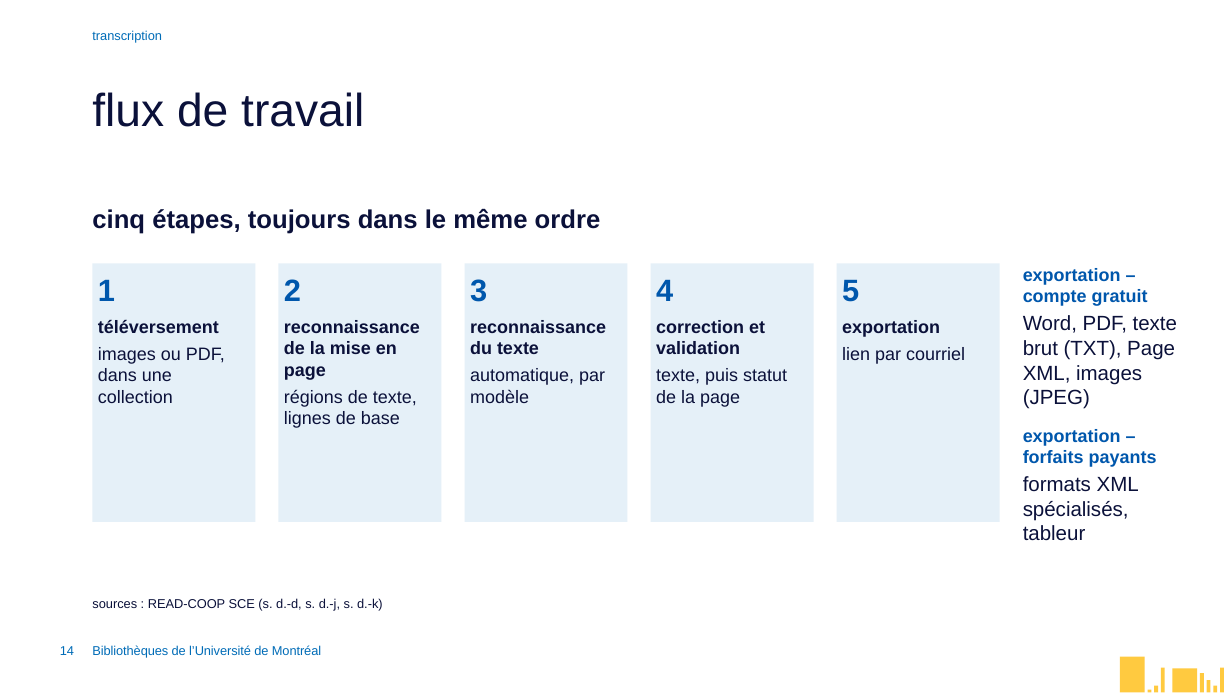
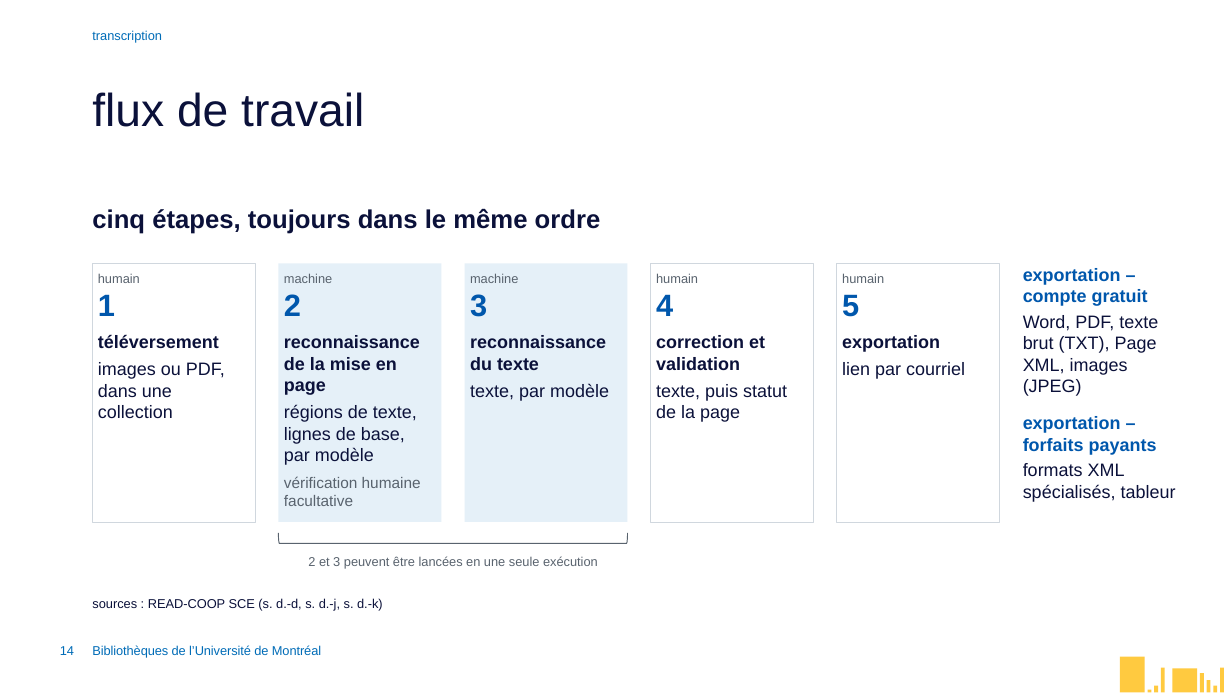
Before and after one commit to bibudem/atelier-transcription-nov2026, a slide deck: slide 14 of exposé_magistral.pptx. Drawn at 1232x693 pixels with LibreOffice and Linux fonts; fonts in the diff are those of the drawing. Boxes give left, top, right and bottom in pixels: in the first picture for what was removed or moved away, otherwise in the second. Text is boxed around its words. In the diff, an @@ line names an element or a change of style, - is before the commit and + after.

```diff
--- a/exposé_magistral.pptx
+++ b/exposé_magistral.pptx
@@ fill #E5F0F8 to #FFFFFF; outline none to #D0D7DE 0.75 pt in 3 elements at (651,263,813,522), (92,263,255,522), (837,263,1000,522) @@
@@ text in rectangle at (98,274,140,283): paragraph added @@
+humain
@@ text in rectangle at (284,273,332,283): paragraph added @@
+machine
@@ text in rectangle at (470,273,518,283): paragraph added @@
+machine
@@ text in rectangle at (656,273,698,283): paragraph added @@
+humain
@@ text in rectangle at (842,273,884,283): paragraph added @@
+humain
@@ text at (1023,315,1176,502): size 16 to 14 pt in "Word, PDF, texte brut (TXT), Page XML, ...", "formats XML spécialisés, tableur" @@
@@ text in rectangle at (470,383,609,401): text changed @@
-automatique, par modèle
+texte, par modèle
@@ text in rectangle at (284,404,421,506): text changed @@
-régions de texte, lignes de base
+régions de texte, lignes de base, par modèle
+vérification humaine facultative
@@ left bracket added at (279,533,628,543), outline #59636E 0.75 pt @@
@@ text added at (308,556,598,569), 10 pt, text #59636E @@
+2 et 3 peuvent être lancées en une seule exécution
```
Also in this commit, not shown: 4 other slides changed.
